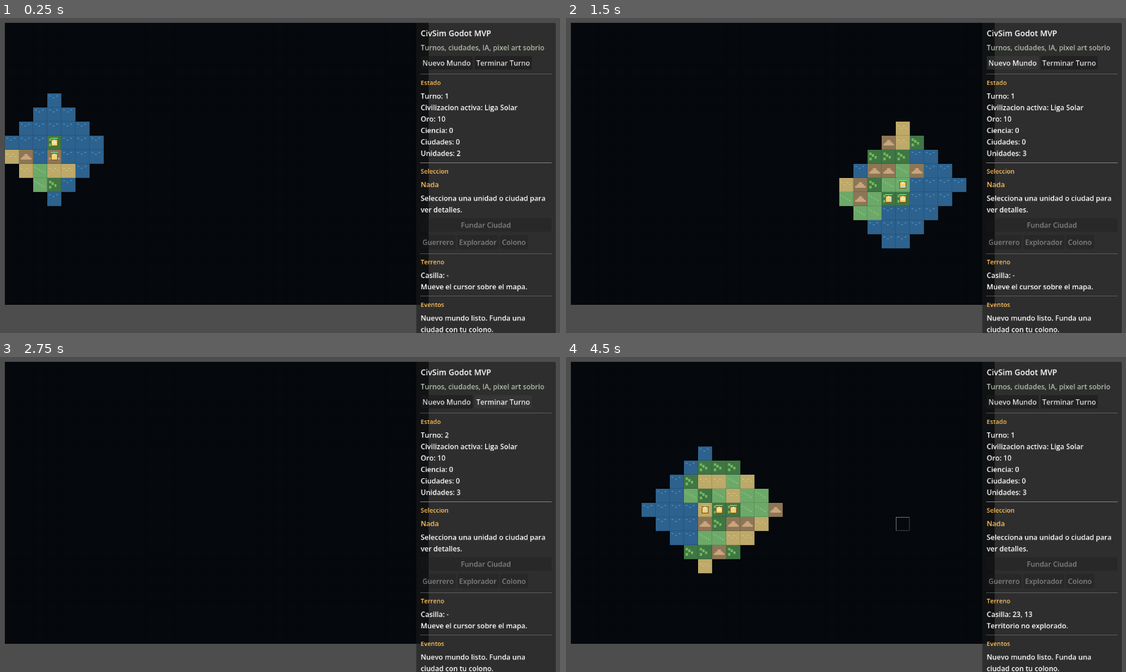
Above: before the commit, frames 1-4 (two rows, left to right).
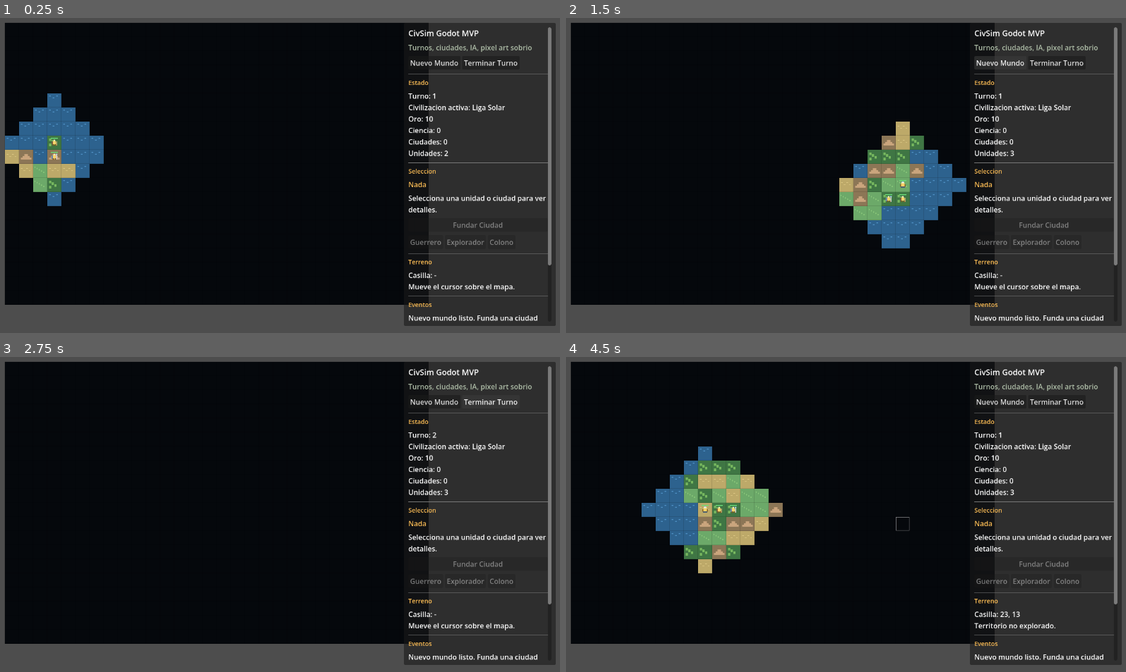
Above: after the commit, the same moments.

Repository: borisc000/CivSim
Game: Godot game, scene res://scenes/main.tscn
Two runs of this game, one before a commit and one after it. Both use one fixed random seed, a clock stepped at 60 frames per second and the inputs below.
Inputs (mouse positions are in pixels of both pictures, inside the frame that each line leads up to):
- Up to frame 1 (0.25 s): no input
- Up to frame 2 (1.5 s): click "Nuevo Mundo" at 0.5 s; click "Nuevo Mundo" at 1.25 s
- Up to frame 3 (2.75 s): click "Terminar Turno" at 2 s
- Up to frame 4 (4.5 s): move the mouse to (969, 498) at 2.77 s; hold D 2.78-3.53 s; tap Keypad Enter at 2.85 s; click (969, 498) at 2.92 s; move the mouse to (734, 530) at 3.52 s; hold S 3.53-4.28 s; tap F at 3.6 s; click (734, 530) at 3.67 s; move the mouse to (902, 445) at 4.27 s; hold D from 4.28 s (still down); tap N at 4.35 s; click (902, 445) at 4.42 s

The runs differ from the first frame. In frame 1, 3.9% of the frame differs, in the area x 9-100%, y 2-100%; in frame 2, 4.0%, in the area x 56-100%, y 2-100%; in frame 3, 3.9%; in frame 4, 3.9%.

Commit message:
Corregir errores de tipado en main.g

Diff:
--- a/godot/scripts/main.gd
+++ b/godot/scripts/main.gd
@@ -24,12 +24,19 @@
 var camera_cell = Vector2i.ZERO
 var hover_cell = Vector2i(-1, -1)
 
+const MAP_VIEW_SIZE_PIXELS = Vector2i(960, 640)
+const MIN_CELL_SIZE = 20
+const MAX_CELL_SIZE = 56
+const ZOOM_STEP_PIXELS = 4
+
 func _ready() -> void:
 	rng.randomize()
+	_recalculate_view_tiles()
 
 	world_view.configure(grid, rules, map_size, view_tiles)
 	world_view.tile_clicked.connect(_on_tile_clicked)
 	world_view.tile_hovered.connect(_on_tile_hovered)
+	world_view.zoom_requested.connect(_on_zoom_requested)
 
 	hud.end_turn_requested.connect(_on_end_turn_requested)
 	hud.found_city_requested.connect(_on_found_city_requested)
@@ -154,13 +161,38 @@
 	return origin
 
 func _move_camera(delta: Vector2i) -> void:
-	camera_cell.x = clampi(camera_cell.x + delta.x, 0, max(0, map_size.x - view_tiles.x))
-	camera_cell.y = clampi(camera_cell.y + delta.y, 0, max(0, map_size.y - view_tiles.y))
+	camera_cell += delta
+	_clamp_camera()
 	_sync_presentation()
 
 func _center_camera_on(cell: Vector2i) -> void:
-	camera_cell.x = clampi(cell.x - int(view_tiles.x / 2), 0, max(0, map_size.x - view_tiles.x))
-	camera_cell.y = clampi(cell.y - int(view_tiles.y / 2), 0, max(0, map_size.y - view_tiles.y))
+	camera_cell = cell - Vector2i(int(view_tiles.x / 2), int(view_tiles.y / 2))
+	_clamp_camera()
+
+func _clamp_camera() -> void:
+	camera_cell.x = clampi(camera_cell.x, 0, max(0, map_size.x - view_tiles.x))
+	camera_cell.y = clampi(camera_cell.y, 0, max(0, map_size.y - view_tiles.y))
+
+func _recalculate_view_tiles() -> void:
+	view_tiles = Vector2i(
+		max(8, int(floor(float(MAP_VIEW_SIZE_PIXELS.x) / float(grid.cell_size)))),
+		max(6, int(floor(float(MAP_VIEW_SIZE_PIXELS.y) / float(grid.cell_size))))
+	)
+
+func _on_zoom_requested(direction: int, focus_cell: Vector2i) -> void:
+	var old_cell_size = grid.cell_size
+	var new_cell_size = clampi(old_cell_size + direction * ZOOM_STEP_PIXELS, MIN_CELL_SIZE, MAX_CELL_SIZE)
+	if new_cell_size == old_cell_size:
+		return
+
+	grid.cell_size = new_cell_size
+	_recalculate_view_tiles()
+	world_view.set_view_tiles(view_tiles)
+
+	if state.in_bounds(focus_cell):
+		camera_cell = focus_cell - Vector2i(int(view_tiles.x / 2), int(view_tiles.y / 2))
+	_clamp_camera()
+	_sync_presentation()
 
 func _on_tile_hovered(cell: Vector2i) -> void:
 	hover_cell = cell
--- a/godot/scripts/ui/hud.gd
+++ b/godot/scripts/ui/hud.gd
@@ -33,7 +33,7 @@
 	sidebar.anchor_right = 1.0
 	sidebar.anchor_top = 0.0
 	sidebar.anchor_bottom = 1.0
-	sidebar.offset_left = -332.0
+	sidebar.offset_left = -360.0
 	sidebar.offset_right = -16.0
 	sidebar.offset_top = 16.0
 	sidebar.offset_bottom = -16.0
@@ -46,9 +46,17 @@
 	margin.add_theme_constant_override("margin_bottom", 10)
 	sidebar.add_child(margin)
 
+	var scroll = ScrollContainer.new()
+	scroll.size_flags_horizontal = Control.SIZE_EXPAND_FILL
+	scroll.size_flags_vertical = Control.SIZE_EXPAND_FILL
+	scroll.horizontal_scroll_mode = ScrollContainer.SCROLL_MODE_DISABLED
+	scroll.vertical_scroll_mode = ScrollContainer.SCROLL_MODE_AUTO
+	margin.add_child(scroll)
+
 	var layout = VBoxContainer.new()
 	layout.add_theme_constant_override("separation", 8)
-	margin.add_child(layout)
+	layout.size_flags_horizontal = Control.SIZE_EXPAND_FILL
+	scroll.add_child(layout)
 
 	var title = Label.new()
 	title.text = "CivSim Godot MVP"
@@ -132,6 +140,7 @@
 	logs_label.autowrap_mode = TextServer.AUTOWRAP_WORD_SMART
 	logs_label.text = "-"
 	logs_label.size_flags_vertical = Control.SIZE_EXPAND_FILL
+	logs_label.custom_minimum_size = Vector2(0, 180)
 	layout.add_child(logs_label)
 
 	winner_label = Label.new()
--- a/godot/scripts/ui/world_view.gd
+++ b/godot/scripts/ui/world_view.gd
@@ -3,6 +3,7 @@
 
 signal tile_clicked(cell: Vector2i, button_index: int)
 signal tile_hovered(cell: Vector2i)
+signal zoom_requested(direction: int, focus_cell: Vector2i)
 
 var state = null
 var rules = null
@@ -29,6 +30,10 @@
 
 func set_camera(p_camera_cell: Vector2i) -> void:
 	camera_cell = p_camera_cell
+	queue_redraw()
+
+func set_view_tiles(p_view_tiles: Vector2i) -> void:
+	view_tiles = p_view_tiles
 	queue_redraw()
 
 func set_selection(p_selected_unit, p_selected_city, p_reachable_cells: Array) -> void:
@@ -54,13 +59,18 @@
 			hover_cell = Vector2i(-1, -1)
 
 	if event is InputEventMouseButton and event.pressed:
-		if event.button_index != MOUSE_BUTTON_LEFT and event.button_index != MOUSE_BUTTON_RIGHT:
-			return
 		var local_pos = to_local(event.position)
 		if not _inside_map(local_pos):
 			return
 		var cell = grid.local_to_cell(local_pos, camera_cell)
-		tile_clicked.emit(cell, event.button_index)
+		if event.button_index == MOUSE_BUTTON_WHEEL_UP:
+			zoom_requested.emit(1, cell)
+			return
+		if event.button_index == MOUSE_BUTTON_WHEEL_DOWN:
+			zoom_requested.emit(-1, cell)
+			return
+		if event.button_index == MOUSE_BUTTON_LEFT or event.button_index == MOUSE_BUTTON_RIGHT:
+			tile_clicked.emit(cell, event.button_index)
 
 func _draw() -> void:
 	if state == null or rules == null or grid == null:
@@ -153,18 +163,33 @@
 			_draw_unit(local_pos, unit.type_id, player.color, player.dark_color, float(unit.hp) / float(unit.max_hp))
 
 func _draw_unit(local_pos: Vector2, unit_type: String, color_main: Color, color_dark: Color, hp_ratio: float) -> void:
-	draw_rect(Rect2(local_pos, Vector2(16, 16)), color_dark, true)
-	draw_rect(Rect2(local_pos + Vector2(2, 2), Vector2(12, 12)), color_main, true)
-
-	if unit_type == "settler":
-		draw_rect(Rect2(local_pos + Vector2(6, 1), Vector2(4, 3)), Color("#f7f0d0"), true)
-		draw_rect(Rect2(local_pos + Vector2(3, 6), Vector2(10, 3)), Color("#f7f0d0"), true)
-	elif unit_type == "warrior":
-		draw_rect(Rect2(local_pos + Vector2(6, 1), Vector2(4, 3)), Color("#f7f0d0"), true)
-		draw_rect(Rect2(local_pos + Vector2(11, 3), Vector2(2, 9)), Color("#a7d7ff"), true)
-	elif unit_type == "scout":
-		draw_rect(Rect2(local_pos + Vector2(5, 1), Vector2(6, 3)), Color("#f7f0d0"), true)
-		draw_rect(Rect2(local_pos + Vector2(3, 10), Vector2(10, 2)), Color("#a7d7ff"), true)
+	var skin = Color("#f7f0d0")
+	match unit_type:
+		"settler":
+			draw_rect(Rect2(local_pos + Vector2(6, 1), Vector2(4, 3)), skin, true)
+			draw_rect(Rect2(local_pos + Vector2(5, 4), Vector2(6, 8)), color_main, true)
+			draw_rect(Rect2(local_pos + Vector2(4, 11), Vector2(3, 4)), color_dark, true)
+			draw_rect(Rect2(local_pos + Vector2(9, 11), Vector2(3, 4)), color_dark, true)
+			draw_rect(Rect2(local_pos + Vector2(2, 5), Vector2(3, 7)), Color("#7b5f3f"), true)
+			draw_rect(Rect2(local_pos + Vector2(12, 5), Vector2(2, 9)), Color("#c6a36c"), true)
+		"warrior":
+			draw_rect(Rect2(local_pos + Vector2(6, 1), Vector2(4, 3)), skin, true)
+			draw_rect(Rect2(local_pos + Vector2(5, 4), Vector2(6, 8)), color_main, true)
+			draw_rect(Rect2(local_pos + Vector2(1, 5), Vector2(4, 8)), Color("#6d88a8"), true)
+			draw_rect(Rect2(local_pos + Vector2(12, 2), Vector2(2, 12)), Color("#d8d8d8"), true)
+			draw_rect(Rect2(local_pos + Vector2(11, 1), Vector2(4, 2)), Color("#a7d7ff"), true)
+			draw_rect(Rect2(local_pos + Vector2(4, 11), Vector2(3, 4)), color_dark, true)
+			draw_rect(Rect2(local_pos + Vector2(9, 11), Vector2(3, 4)), color_dark, true)
+		"scout":
+			draw_rect(Rect2(local_pos + Vector2(5, 1), Vector2(6, 3)), skin, true)
+			draw_rect(Rect2(local_pos + Vector2(4, 4), Vector2(8, 7)), color_main, true)
+			draw_rect(Rect2(local_pos + Vector2(2, 6), Vector2(2, 6)), color_dark, true)
+			draw_rect(Rect2(local_pos + Vector2(12, 6), Vector2(2, 6)), color_dark, true)
+			draw_rect(Rect2(local_pos + Vector2(6, 0), Vector2(4, 2)), Color("#a7d7ff"), true)
+			draw_rect(Rect2(local_pos + Vector2(3, 11), Vector2(10, 3)), Color("#4a5f70"), true)
+		_:
+			draw_rect(Rect2(local_pos + Vector2(2, 2), Vector2(12, 12)), color_main, true)
+			draw_rect(Rect2(local_pos + Vector2(4, 4), Vector2(8, 8)), color_dark, true)
 
 	draw_rect(Rect2(local_pos + Vector2(0, -3), Vector2(16, 2)), Color("#111820"), true)
 	draw_rect(Rect2(local_pos + Vector2(0, -3), Vector2(max(1, int(16.0 * hp_ratio)), 2)), Color("#6adf7a"), true)
Not shown, changed: godot/README.md
